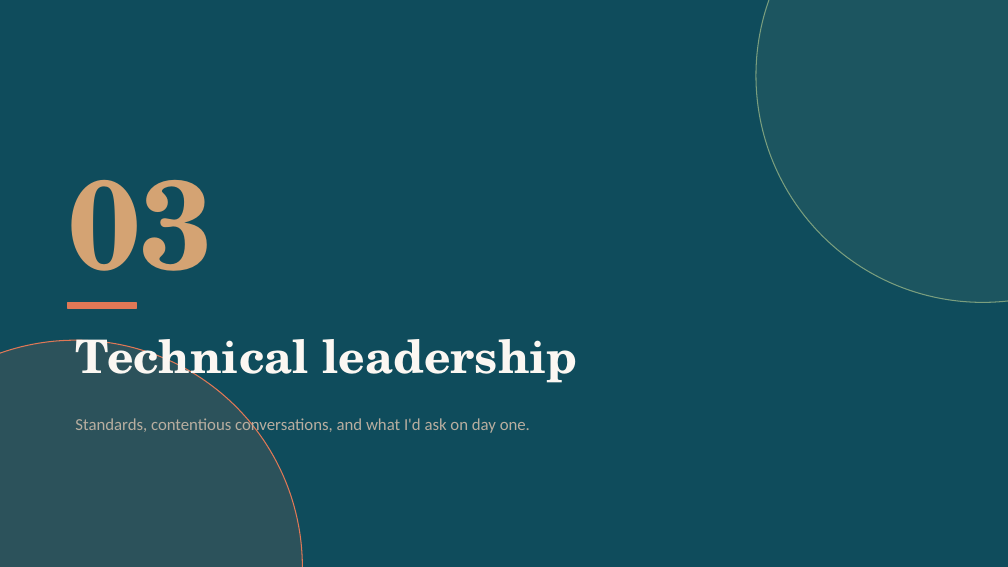
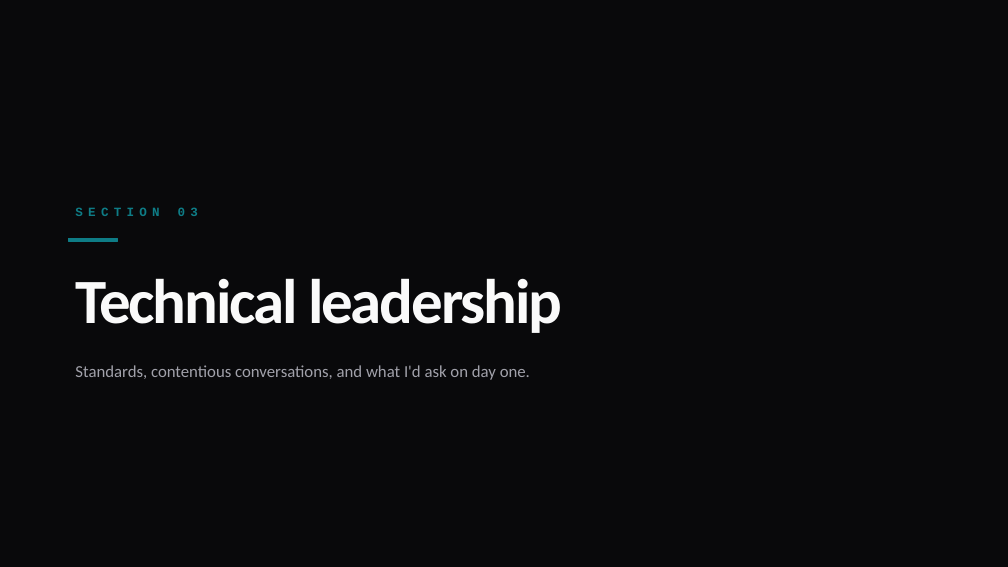
Before and after one commit to c31labs/global360assignement, a slide deck: slide 13 of docs/presentation/TaskFlow.pptx. Drawn at 1008x567 pixels with LibreOffice and Linux fonts; fonts in the diff are those of the drawing. Boxes give left, top, right and bottom in pixels: in the first picture for what was removed or moved away, otherwise in the second. Text is boxed around its words. In the diff, an @@ line names an element or a change of style, - is before the commit and + after.

```diff
--- a/docs/presentation/TaskFlow.pptx
+++ b/docs/presentation/TaskFlow.pptx
@@ background #0F4C5C to #09090B @@
@@ ellipse removed at (756,0,1008,302) @@
@@ text at (68,180,213,309): text changed; size 120 to 12 pt; font TeX Gyre Schola to Courier New; text colour #D4A373 to #0E7C86 @@
-03
+SECTION 03
@@ rectangle added at (68,238,117,241), fill #0E7C86, outline #0E7C86 1 pt @@
@@ text "Technical leadership": place and size @@
-text "Technical leadership" at (75,339,577,389)
+text "Technical leadership" at (75,278,563,333)
@@ text "Technical leadership" at (75,278,563,333): size 44 to 60 pt, font TeX Gyre Schola to Calibri, text colour #FBF7F2 to #FAFAFA, letter spacing 0 to -2 pt @@
@@ rectangle removed at (68,302,136,309) @@
@@ ellipse removed at (0,340,302,567) @@
@@ text "Standards, contentious conversations, and what ...": place and size @@
-text "Standards, contentious conversations, and what ..." at (75,416,530,434)
+text "Standards, contentious conversations, and what ..." at (75,365,530,380)
@@ text "Standards, contentious conversations, and what ..." at (75,365,530,380): text colour #B8AEA0 to #A1A1AA @@
```
Also in this commit, not shown: 18 other slides changed, 1 other file.
